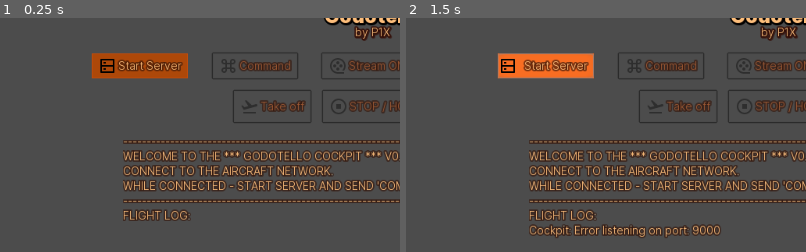
Above: before the commit, frames 1-2 (left to right).
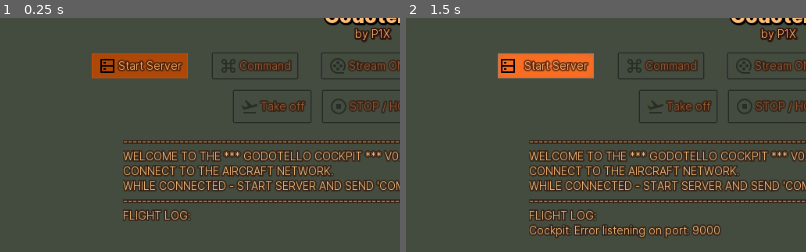
Above: after the commit, the same moments.

Repository: w84death/godotello
Game: Godot game, scene res://main.tscn
Same seed, same stepped clock (60 frames per second), same inputs: the game is played once before the commit and once after it.
Inputs:
- Up to frame 1 (0.25 s): no input
- Up to frame 2 (1.5 s): tap Enter at 0.5 s; click "Start Server" at 1.25 s
The pictures show only the part of the screen within x 3-53%, y 6-56%; the shares and areas given below are measured in that part.

The runs differ from the first frame. In frame 1, 0.3% of the frame differs, in the area x 88-98%, y 3-11%; in frame 2, 0.3%.

Commit message:
subittle auto with fix + bg color

Diff:
--- a/main.tscn
+++ b/main.tscn
@@ -120,9 +120,10 @@
 valign = 1
 
 [node name="txt_subtitle" type="Label" parent="main/txt_title"]
-margin_top = 43.0
-margin_right = 1024.0
-margin_bottom = 63.0
+anchor_top = 1.0
+anchor_right = 1.0
+anchor_bottom = 1.0
+margin_top = -18.0
 text = "by P1X"
 align = 1
 valign = 1
--- a/project.godot
+++ b/project.godot
@@ -24,4 +24,5 @@
 [rendering]
 
 quality/driver/driver_name="GLES2"
+environment/default_clear_color=Color( 0.262745, 0.298039, 0.247059, 1 )
 environment/default_environment="res://default_env.tres"
Binary file changed: screenshot.png
